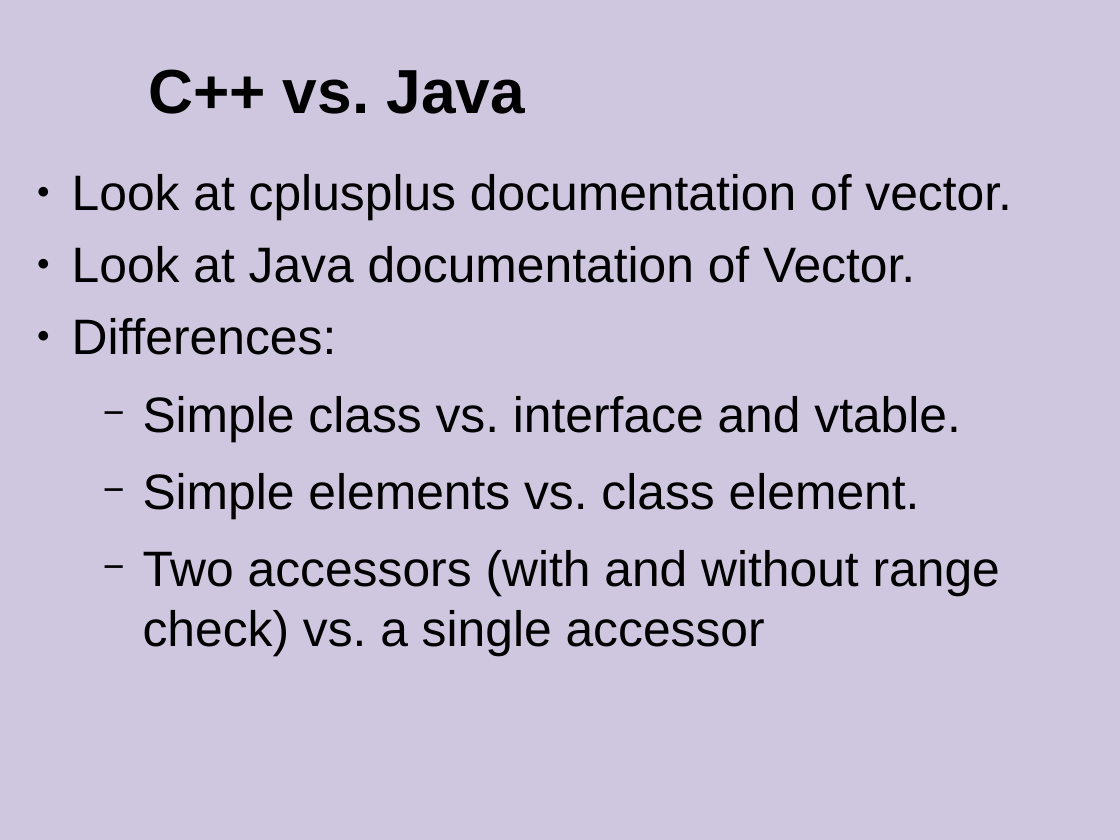
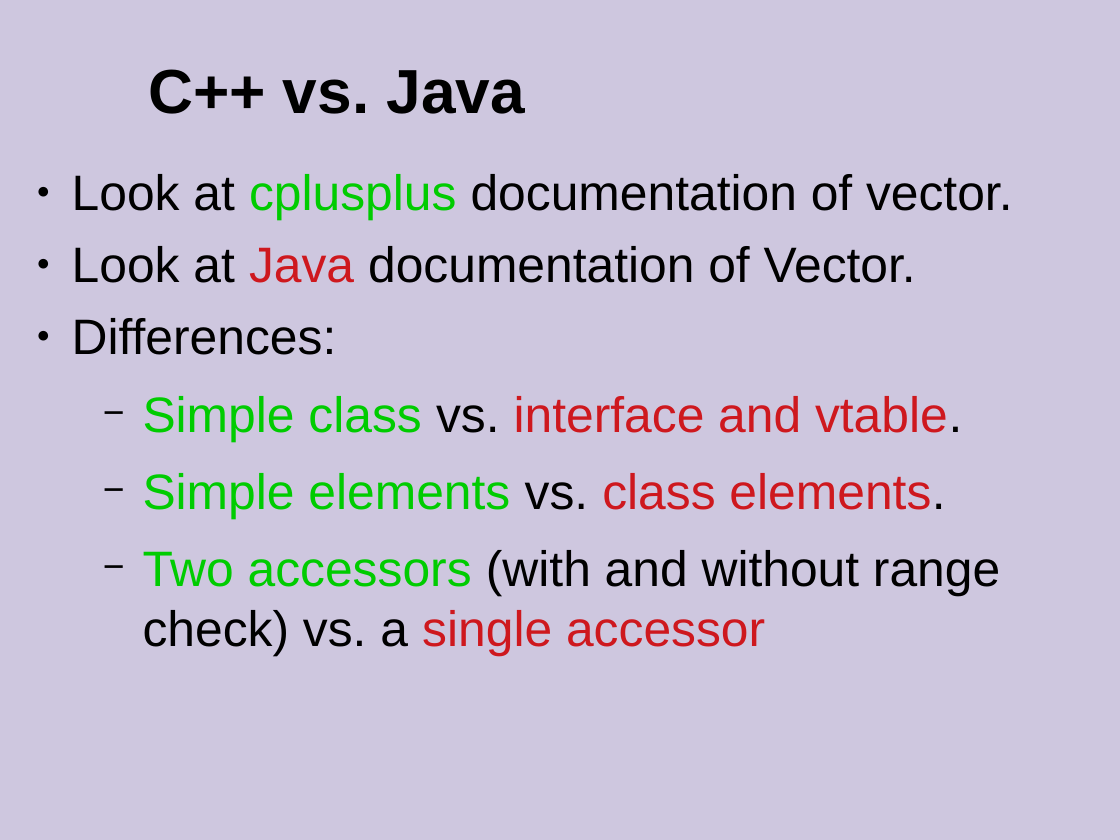
Before and after one commit to cpp-at-ariel/cpp-5779, a slide deck: slide 13 of 10-stl-containers/slides.odp (slide 22 before the commit). Drawn at 1120x840 pixels with LibreOffice and Linux fonts; fonts in the diff are those of the drawing. Boxes give left, top, right and bottom in pixels: in the first picture for what was removed or moved away, otherwise in the second. Text is boxed around its words. In the diff, an @@ line names an element or a change of style, - is before the commit and + after.

```diff
--- a/10-stl-containers/slides.odp
+++ b/10-stl-containers/slides.odp
@@ text at (x1=72, y1=174, x2=1013, y2=657): text colour #000000 to #00CC00 in "cplusplus", "Simple class", "Two accessors"; text colour #000000 to #CE181E in "Java", "interface and vtable.", "single accessor" @@
@@ text at (x1=143, y1=473, x2=945, y2=519): text changed; text colour #000000 to #00CC00 @@
-  − Simple elements vs. class element.
+  − Simple elements vs. class elements.
```
Also in this commit, not shown: 2 other slides changed, 13 slides removed, 2 other files.
